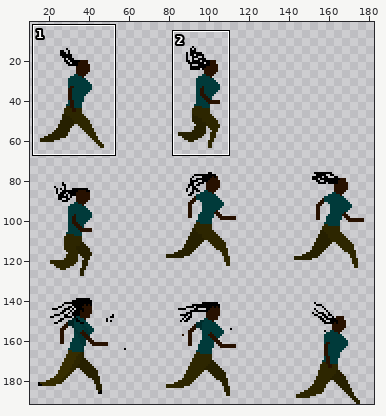
Sprite sheet, stored at gdx-game-android/assets/runninggwip.png. The picture above shows the old version from afar; the outline marks the close-up.
Close-up. The starting point:
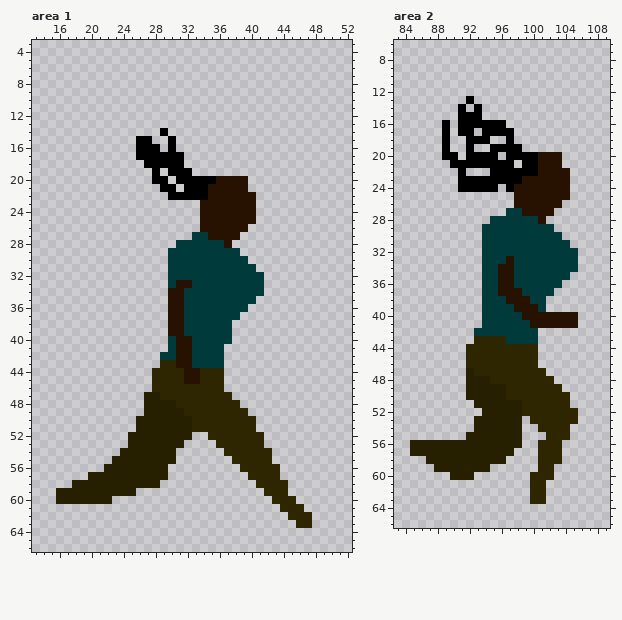
The file is 192x192 pixels. Colours within 5 levels of each other are drawn and written as one. Shown: area 1: x 13..52, y 3..66; area 2: x 83..109, y 6..66. The wide view leaves out empty margins. The commit also changed other parts of the picture, which this record leaves out.
Now the later version:
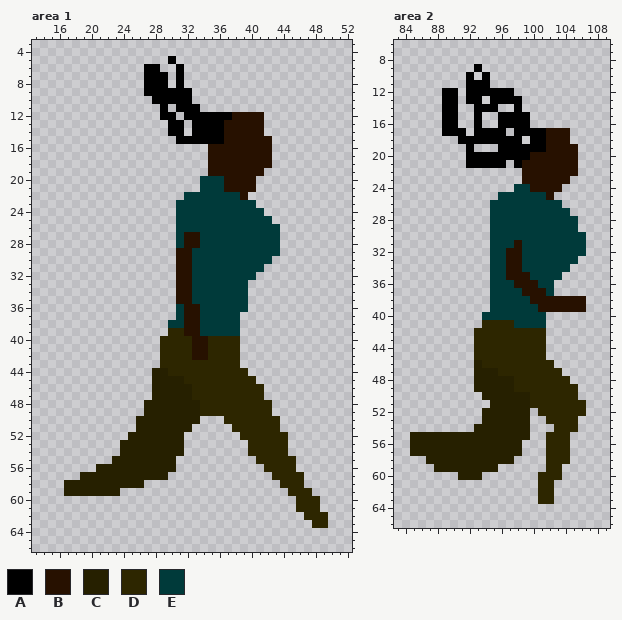
Palette (. is transparent): A #000000  B #271100  C #262000  D #2d2600  E #003a3a
Edits made:
Changed rows in their new state; - is an unchanged pixel.
Area 1:
first column x 16:
 5 --------------A-------------------
 6 -----------AA--A------------------
 7 -----------AAA-A------------------
 8 -----------AAA-A------------------
 9 -----------AAAAAA-----------------
10 ------------AAAAA-----------------
11 -------------A-AAA----------------
12 -------------AA-AAAAAABBBB--------
13 --------------AA-AAAABBBBB--------
14 -------------.AA-AAAABBBBB--------
15 ----------..--.AAAAAABBBBBB-------
16 ----------...-.----BBBBBBBB-------
17 ----------......---BBBBBBBB-------
18 -----------.....---BBBBBBBB-------
19 ------------.-...--BBBBBBB--------
20 ------------..-...EEE---B---------
21 -------------..-..EEE---B---------
22 --------------..EEEEEEE-.---------
23 ---------------EEEEEEEEEE---------
24 ---------------EEEEEEEEEEE--------
25 ---------------EEEEEEEEEEEE-------
26 ---------------EEEEEEEEEEEEE------
27 ---------------EBB-EEEEEEEEE------
28 ----------------BB---EEEEEEE------
29 --------------.BB------EEEEE------
30 --------------.BB-------EEE-------
31 --------------.BB--------E--------
32 --------------.BB--------.--------
33 --------------.---------..--------
34 --------------.-B-------..--------
35 --------------.-B-------.---------
36 --------------.EBB----------------
37 --------------.EBB----------------
38 --------------EEBB----E-----------
39 --------------DDBB----E-----------
40 -------------DDDDBBDDDD-----------
41 -------------DDDDBBDDDD-----------
42 -------------DDDDBBDDDD-----------
43 ---------------DDDDDDDD-----------
44 ------------CC--DD---DDD----------
45 ------------CCCCDD---DDDD---------
46 ------------CCCCC----DDDDD--------
47 -----------.-CCCC-----DDDD--------
48 ---------------CCC-----DDDD-------
49 ----------------CC------DDD-------
50 -----------------C...----DDD------
51 -----------------.....---DDD------
52 ----------------.--....---DDD-----
53 --------C-----------....--DDD-----
54 ---------------C-----...---DD-----
55 ----------------------...--DDD----
56 -----C--------C--------...--DD----
57 ---C--------------------...-DDD---
58 -C---------..------------...-DD---
59 .-------..----------------...DDD--
60 .......--------------------...DDD-
61 ----------------------------..-DD-
62 -----------------------------..-DD
63 ------------------------------..DD
Area 2:
first column x 85:
 9 --------A-------------
10 -------A-A------------
11 -------AAA------------
12 ----AA-AAAAAA---------
13 ----AA--A-AAAA--------
14 ----AA.--AA--A--------
15 ----AA..---AAAA-------
16 -----A..-..-AAA-------
17 -----A-.A---.AAAABBB--
18 ----.-A---AA-A-AABBB--
19 ----.-----.---AAABBBB-
20 ----..-----A---B---BB-
21 -----..-----.ABB---BB-
22 ------.---....BB----B-
23 ------........--------
24 ------.....-.EE----.--
25 -----------EEEEEE-..--
26 ----------EEEEEEEEE---
27 ----------EE--EEEEEE--
28 ----------------EEEEE-
29 ---------.--------EEE-
30 ---------.---------EEE
31 ---------.---B------EE
32 ---------.--BB-------E
33 ---------.---B--------
34 ---------.-E-B------.-
35 ---------.-E-BB----.--
36 ---------.-EEBBB--.---
37 ---------.-EEEBBB-----
38 ---------.--EEEBBBBBBB
39 ---------.---EEEBBBBBB
40 --------------EEE....-
41 ---------DDDD--EE....-
42 --------DDDDDDDDD-----
43 ------------DDDDD-----
44 -------.--------D-----
45 -------.--------D-----
46 -------.C-------DD----
47 -------.CCC------DD---
48 -------.--CCC-----DD--
49 -------.----C------DD-
50 -------..---CCC-----D-
51 --------..----C-----DD
52 --------------C.-----D
53 --------.-----C..-----
54 --------------C-..--D-
55 CCCCCCC-------C-------
56 ----------------.--D--
57 -------------C--.--D--
58 ------------C---.--D--
59 ----------C-----.-D---
60 -----.--C------.--D---
61 ---------------.-D----
62 ---------------.-D----
63 ---------------.-D----
Where, in picture pixels (left, top, right, bottom), the same in both close-ups:
changed: (56, 56, 328, 528)
changed: (410, 64, 586, 504)
